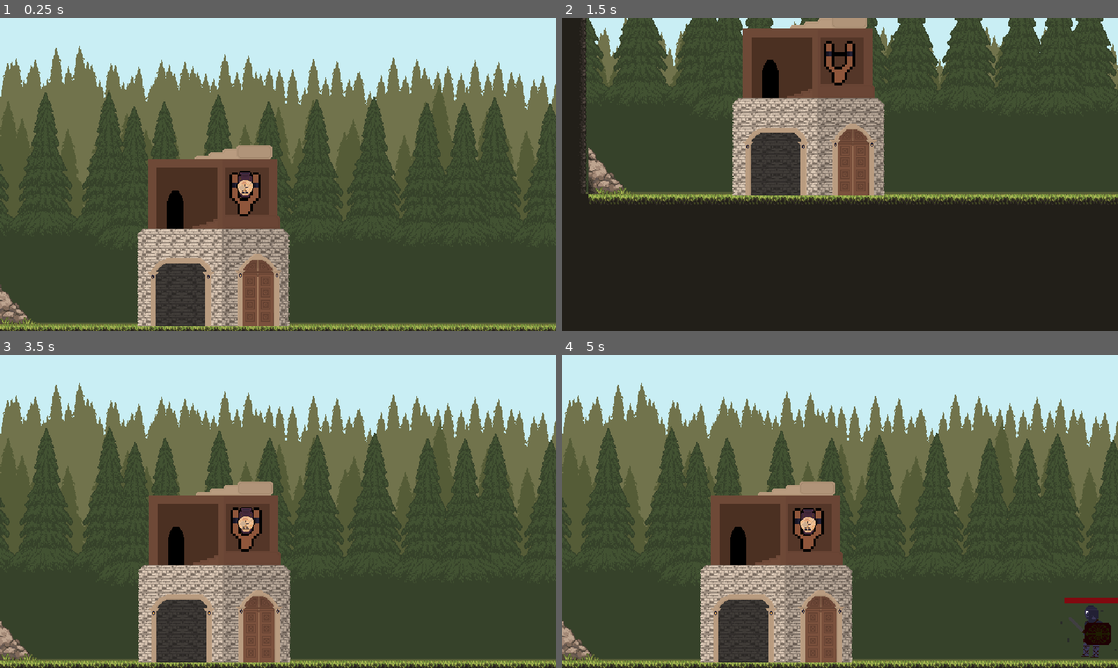
Above: before the commit, frames 1-4 (two rows, left to right).
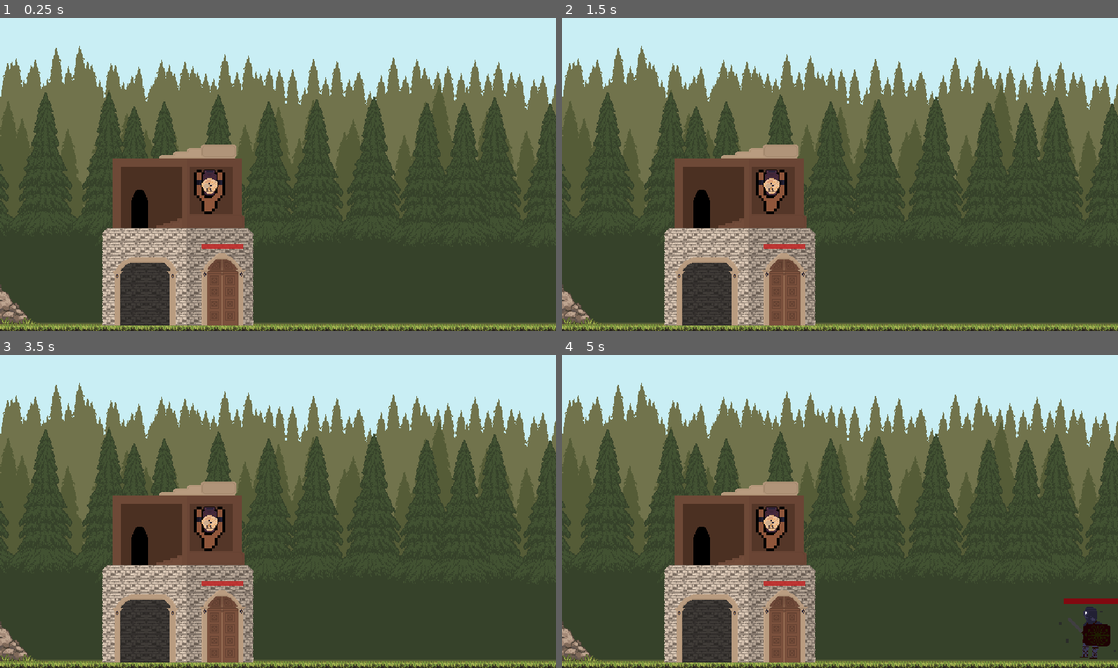
Above: after the commit, the same moments.

Repository: KasperKen/Assault-on-Archimedes
Game: Godot game, scene res://game.tscn
The game is run twice, just before and just after one commit, with the same random seed, the same clock (stepped at 60 frames per second) and the same inputs.
Inputs (mouse positions are in pixels of both pictures, inside the frame that each line leads up to):
- Up to frame 1 (0.25 s): no input
- Up to frame 2 (1.5 s): tap Enter at 0.5 s; move the mouse to (806, 193) at 0.52 s; click (806, 193) at 0.6 s; move the mouse to (728, 190) at 1.27 s; click (728, 190) at 1.35 s
- Up to frame 3 (3.5 s): tap Space at 2 s; move the mouse to (333, 442) at 2.02 s; click (333, 442) at 2.1 s; tap Enter at 2.75 s; move the mouse to (250, 574) at 2.77 s; click (250, 574) at 2.85 s
- Up to frame 4 (5 s): move the mouse to (1006, 558) at 3.52 s; click (1006, 558) at 3.6 s; tap Space at 4.25 s; move the mouse to (673, 464) at 4.27 s; click (673, 464) at 4.35 s

The runs differ from the first frame. In frame 1, 14% of the frame differs, in the area x 18-53%, y 40-99%; in frame 2, 84%, in the area x 0-100%, y 0-100%; in frame 3, 16%; in frame 4, 17%.

Commit message:
added health to base

Diff:
--- /dev/null
+++ b/game.gd
@@ -0,0 +1,17 @@
+extends Node2D
+
+
+@onready var GreekBase = $Level/Map/GreekBase
+
+
+# Called when the node enters the scene tree for the first time.
+func _ready():
+	GreekBase.connect("base_destroyed", _on_base_destroyed)
+
+# Called every frame. 'delta' is the elapsed time since the previous frame.
+func _process(delta):
+	pass
+
+
+func _on_base_destroyed():
+	emit_signal("game_lost")
--- a/game.tscn
+++ b/game.tscn
@@ -1,14 +1,12 @@
 [gd_scene load_steps=5 format=3 uid="uid://ce05yvtrl8myt"]
 
+[ext_resource type="Script" path="res://game.gd" id="1_681t0"]
 [ext_resource type="PackedScene" uid="uid://mq3j3jq5yyom" path="res://scenes/maps/level1.tscn" id="1_q8p1b"]
 [ext_resource type="PackedScene" uid="uid://ye8htlc6tagg" path="res://scenes/roman_shadow/roman_shadow.tscn" id="4_tr8ev"]
 [ext_resource type="AudioStream" uid="uid://cnvikwbpbb5bd" path="res://assets/music/The_Warrior_Mage.wav" id="9_32orb"]
 
-[sub_resource type="CapsuleShape2D" id="CapsuleShape2D_4hg43"]
-radius = 12.0
-height = 76.0
-
 [node name="Game" type="Node2D"]
+script = ExtResource("1_681t0")
 
 [node name="Level" type="Node2D" parent="."]
 
@@ -22,13 +20,6 @@
 [node name="AudioStreamPlayer" type="AudioStreamPlayer" parent="Level"]
 stream = ExtResource("9_32orb")
 autoplay = true
-
-[node name="CharacterBody2D" type="CharacterBody2D" parent="." groups=["Player", "no_pot"]]
-position = Vector2(64, 18)
-
-[node name="CollisionShape2D" type="CollisionShape2D" parent="CharacterBody2D"]
-position = Vector2(19, -21)
-shape = SubResource("CapsuleShape2D_4hg43")
 
 [node name="ShadowOfRome" parent="." instance=ExtResource("4_tr8ev")]
 position = Vector2(667, 0)
--- a/scenes/camera/Camera.gd
+++ b/scenes/camera/Camera.gd
@@ -10,7 +10,7 @@
 
 @onready var Camera : Camera2D = $"."
 @onready var DefaultCameraLocation : Marker2D = $"../DefaultCameraLocation"
-@onready var Slingshot : Node2D = $"../Slingshot"
+@onready var Slingshot : Node2D = get_tree().get_first_node_in_group("Slingshot")
 @onready var CameraBoundary : Area2D = %CameraBoundary
 
 
--- /dev/null
+++ b/scenes/greek_base/greek_base.gd
@@ -0,0 +1,27 @@
+extends StaticBody2D
+
+signal base_destroyed
+
+
+@export var health : int = 100
+
+
+@onready var HealthBar : ProgressBar = $HealthBar
+
+
+
+# Called when the node enters the scene tree for the first time.
+func _ready():
+	pass # Replace with function body.
+
+
+# Called every frame. 'delta' is the elapsed time since the previous frame.
+func _process(delta):
+	HealthBar.value = health
+
+
+func take_damage(damage):
+	health -= damage
+	if health <= 0:
+		$CollisionShape2D.queue_free()
+		emit_signal("base_destroyed")
--- /dev/null
+++ b/scenes/greek_base/greek_base.tscn
@@ -0,0 +1,40 @@
+[gd_scene load_steps=7 format=3 uid="uid://cja3ndt0aogsy"]
+
+[ext_resource type="Texture2D" uid="uid://c25m3omvwwwkn" path="res://assets/base.png" id="1_7vrmm"]
+[ext_resource type="Script" path="res://scenes/greek_base/greek_base.gd" id="1_oa4id"]
+[ext_resource type="PackedScene" uid="uid://dg71nnetl3fyu" path="res://scenes/slingshot/slingshot.tscn" id="3_rbx7d"]
+
+[sub_resource type="RectangleShape2D" id="RectangleShape2D_oq15c"]
+size = Vector2(20, 75)
+
+[sub_resource type="StyleBoxFlat" id="StyleBoxFlat_5dmoc"]
+bg_color = Color(0.192157, 0.192157, 0.192157, 0.666667)
+
+[sub_resource type="StyleBoxFlat" id="StyleBoxFlat_o5mwf"]
+bg_color = Color(1, 0.137255, 0.137255, 0.607843)
+
+[node name="Base" type="StaticBody2D" groups=["NoPot", "Player"]]
+position = Vector2(1, 0)
+script = ExtResource("1_oa4id")
+
+[node name="Sprite2D" type="Sprite2D" parent="."]
+position = Vector2(10, -124)
+texture = ExtResource("1_7vrmm")
+
+[node name="CollisionShape2D" type="CollisionShape2D" parent="."]
+position = Vector2(51, -37)
+shape = SubResource("RectangleShape2D_oq15c")
+
+[node name="HealthBar" type="ProgressBar" parent="."]
+offset_left = 39.0
+offset_top = -93.0
+offset_right = 87.0
+offset_bottom = -88.0
+theme_override_styles/background = SubResource("StyleBoxFlat_5dmoc")
+theme_override_styles/fill = SubResource("StyleBoxFlat_o5mwf")
+value = 80.0
+show_percentage = false
+
+[node name="Slingshot" parent="." instance=ExtResource("3_rbx7d")]
+position = Vector2(45, -139)
+scale = Vector2(0.5, 0.5)
--- a/scenes/maps/level1.tscn
+++ b/scenes/maps/level1.tscn
@@ -1,13 +1,12 @@
-[gd_scene load_steps=15 format=3 uid="uid://mq3j3jq5yyom"]
+[gd_scene load_steps=14 format=3 uid="uid://mq3j3jq5yyom"]
 
 [ext_resource type="Texture2D" uid="uid://63h7r4dk2l2s" path="res://assets/map/tilemap.png" id="1_7ld8k"]
-[ext_resource type="Texture2D" uid="uid://c25m3omvwwwkn" path="res://assets/base.png" id="2_4ilmq"]
 [ext_resource type="Texture2D" uid="uid://bknuh4chyvkbk" path="res://assets/map/background/GandalfHardcore Background layers_layer 5.png" id="2_md6g4"]
+[ext_resource type="PackedScene" uid="uid://cja3ndt0aogsy" path="res://scenes/greek_base/greek_base.tscn" id="2_y0qvi"]
 [ext_resource type="Texture2D" uid="uid://bisehlhsbcj1n" path="res://assets/map/background/GandalfHardcore Background layers_layer 4.png" id="3_0frpx"]
 [ext_resource type="Texture2D" uid="uid://2ejr7s2jx6rs" path="res://assets/map/background/GandalfHardcore Background layers_layer 3.png" id="4_fpqp7"]
 [ext_resource type="Texture2D" uid="uid://6iei5uw18pld" path="res://assets/map/background/GandalfHardcore Background layers_layer 2.png" id="5_jbwqa"]
 [ext_resource type="Texture2D" uid="uid://c0ovaghyvdqw7" path="res://assets/map/background/GandalfHardcore Background layers_layer 1.png" id="6_fgq2c"]
-[ext_resource type="PackedScene" uid="uid://dg71nnetl3fyu" path="res://scenes/slingshot/slingshot.tscn" id="8_iljwq"]
 [ext_resource type="PackedScene" uid="uid://bppk3o2d4wr4n" path="res://scenes/camera/Camera.tscn" id="8_qer8s"]
 
 [sub_resource type="TileSetAtlasSource" id="TileSetAtlasSource_4l3hr"]
@@ -512,12 +511,8 @@
 format = 2
 layer_0/tile_data = PackedInt32Array(131071, 65536, 0, 196607, 65536, 1, 262143, 65536, 1, 327679, 65536, 1, 393215, 65 …(183157 unchanged characters)…
 
-[node name="Base" type="Node2D" parent="."]
-position = Vector2(-228, 125)
-
-[node name="Sprite2D" type="Sprite2D" parent="Base"]
-position = Vector2(280, -219)
-texture = ExtResource("2_4ilmq")
+[node name="GreekBase" parent="." instance=ExtResource("2_y0qvi")]
+position = Vector2(1, 29)
 
 [node name="Boundaries" type="Node2D" parent="."]
 position = Vector2(-45, 0)
@@ -599,9 +594,5 @@
 [node name="DefaultCameraLocation" type="Marker2D" parent="."]
 position = Vector2(127, -143)
 
-[node name="Slingshot" parent="." instance=ExtResource("8_iljwq")]
-position = Vector2(87, -108)
-scale = Vector2(0.5, 0.5)
-
 [node name="Camera" parent="." instance=ExtResource("8_qer8s")]
 position = Vector2(128, -144)
--- a/scenes/pot_projectile/PotProjectile.gd
+++ b/scenes/pot_projectile/PotProjectile.gd
@@ -24,7 +24,7 @@
 
 
 func _on_area_2d_body_entered(body):
-	if body.is_in_group("no_pot") : return
+	if body.is_in_group("NoPot") : return
 	if body.has_method("take_damage"): body.take_damage(dmg)
 	emit_signal("pot_impacted")
 	queue_free()
